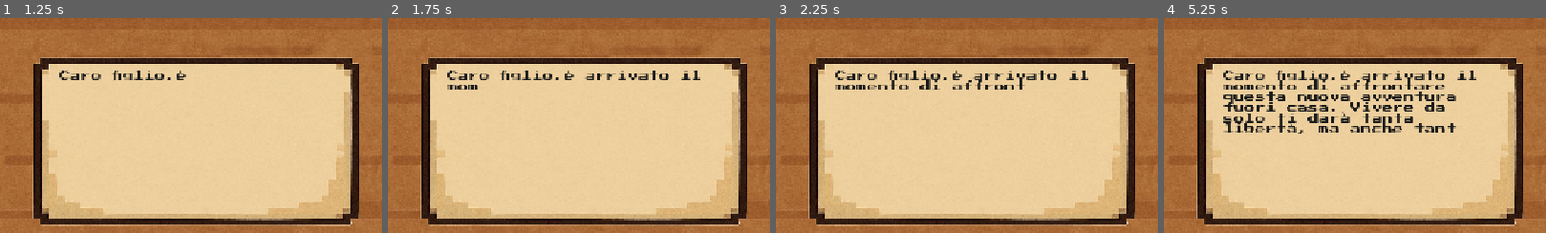
Above: before the commit, frames 1-4 (left to right).
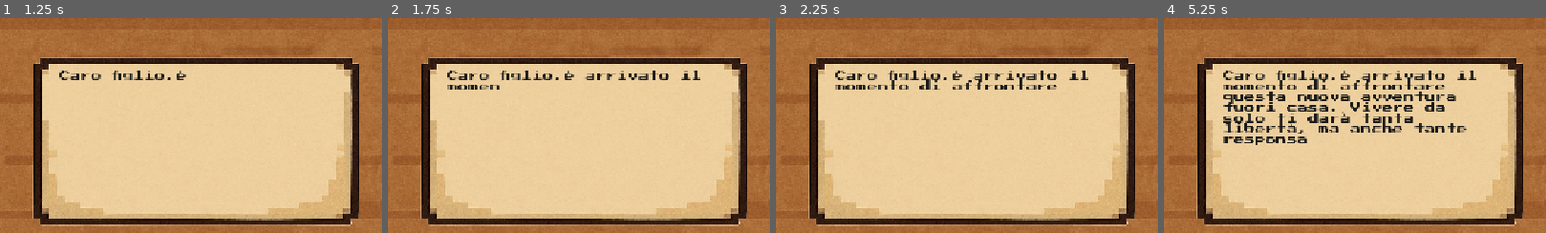
Above: after the commit, the same moments.

Repository: BurningUNI/BurnOut
Game: Godot game, scene res://scenes/mainmenu.tscn
Same seed, same stepped clock (60 frames per second), same inputs: the game is played once before the commit and once after it.
Inputs (mouse positions are % of the whole screen's width and height, from its top left):
- Up to frame 1 (1.25 s): click "GIOCA" at 0.5 s
- Up to frame 2 (1.75 s): move the mouse to (52, 26) at 1.27 s; hold Right (ui_right) from 1.28 s (still down); hold Space (interact) from 1.28 s (still down); click (52, 26) at 1.42 s
- Up to frame 3 (2.25 s): move the mouse to (30, 55) at 2.02 s; release Right (ui_right) at 2.03 s; release Space (interact) at 2.03 s; hold Down (ui_down) from 2.03 s (still down); tap Space (interact) at 2.1 s; click (30, 55) at 2.17 s
- Up to frame 4 (5.25 s): tap Enter at 2.75 s; move the mouse to (60, 28) at 2.77 s; release Down (ui_down) at 2.78 s; hold Right (ui_right) 2.78-3.53 s; hold Space (interact) 2.78-3.53 s; click (60, 28) at 2.92 s; move the mouse to (45, 70) at 3.52 s; hold Up (ui_up) 3.53-4.28 s; tap Space (interact) at 3.6, 5.1 s; click (45, 70) at 3.67 s; move the mouse to (80, 65) at 4.27 s; hold Space (interact) 4.28-5.03 s; hold Left (ui_left) from 4.28 s (still down); click (80, 65) at 4.42 s; move the mouse to (20, 35) at 5.02 s; click (20, 35) at 5.17 s
The pictures show only the part of the screen within x 26-76%, y 0-50%; the shares and areas given below are measured in that part.

Frame 1 is identical in both runs. In frame 2, less than 0.1% of the frame differs, in the area x 24-30%, y 31-34%; in frame 3, 0.1%; in frame 4, 0.6%, in the area x 15-80%, y 50-60%.

Commit message:
sistemata camera2d e velocità lettera

Diff:
--- a/scenes/room.tscn
+++ b/scenes/room.tscn
@@ -3615,6 +3615,12 @@
 position = Vector2(118, 33)
 scale = Vector2(1.5, 1.5)
 
+[node name="Camera2D" parent="Player/Player" index="0"]
+offset = Vector2(0, -23)
+zoom = Vector2(3, 2.5)
+drag_horizontal_enabled = true
+drag_vertical_enabled = true
+
 [node name="WallTop" type="StaticBody2D" parent="."]
 visible = false
 
@@ -3623,8 +3629,6 @@
 position = Vector2(103, -1)
 shape = SubResource("RectangleShape2D_qtoah")
 
-[editable path="Player"]
-
 [node name="Bed area" type="Area2D" parent="."]
 
 [node name="CollisionShape2D" type="CollisionShape2D" parent="Bed area"]
@@ -3632,3 +3636,5 @@
 shape = SubResource("RectangleShape2D_tk5fv")
 
 [connection signal="body_entered" from="Bed area" to="." method="_on_bed_area_body_entered"]
+
+[editable path="Player"]
--- a/scripts/room.gd
+++ b/scripts/room.gd
@@ -1,11 +1,23 @@
 extends Node2D
 
 func _ready():
+	# Ottieni un riferimento al tuo TileMap
 	var tilemap = $TileMap
+
+	# Ottieni un riferimento alla tua Camera2D.
+	# Il percorso è '$Player/Camera2D' perché il nodo Player è un figlio diretto
+	# del nodo Room, e Camera2D è un figlio diretto del nodo Player.
 	var cam = $Player/Camera2D
 
+	# Assicurati che cam sia stato trovato, altrimenti stampa un errore e ferma l'esecuzione.
+	if cam == null:
+		print("Errore: Camera2D non trovata al percorso '$Player/Camera2D'. Controlla la tua scena.")
+		return # Esce dalla funzione _ready() se la camera non è stata trovata
+
+	# Ottieni il rettangolo utilizzato dal TileMap e la dimensione delle tile
 	var map_rect = tilemap.get_used_rect()
 	var tile_size = tilemap.tile_set.tile_size
+
 
 	# Limiti orizzontali
 	cam.limit_left = map_rect.position.x * tile_size.x
@@ -16,6 +28,11 @@
 	cam.limit_top = camera_start_y
 	cam.limit_bottom = camera_start_y
 
+	cam.set_as_top_level(true)
+
+
+	if $Player: # Controlla che il nodo Player esista
+		cam.global_position = $Player.global_position
 
 
 # Called every frame. 'delta' is the elapsed time since the previous frame.
--- a/scripts/testo_lettera.gd
+++ b/scripts/testo_lettera.gd
@@ -2,9 +2,11 @@
 
 @export var testo_completo := ""
 @export var velocità_scrittura := 0.03
+@export var velocità_scrittura_veloce := 0.001 # Una velocità molto alta per l'istantaneo
 
 var carattere_attuale := 0
 var timer := 0.0
+var mouse_premuto := false # Nuova variabile per tenere traccia dello stato del mouse
 
 func _ready():
 	bbcode_enabled = true
@@ -13,9 +15,21 @@
 	timer = 0.0
 
 func _process(delta):
+	var velocità_attuale = velocità_scrittura
+
+	# Se il mouse sinistro è premuto, usa la velocità veloce
+	if Input.is_mouse_button_pressed(MOUSE_BUTTON_LEFT):
+		velocità_attuale = velocità_scrittura_veloce
+
 	if carattere_attuale < testo_completo.length():
 		timer += delta
-		if timer >= velocità_scrittura:
+		if timer >= velocità_attuale:
 			text += testo_completo[carattere_attuale]
 			carattere_attuale += 1
 			timer = 0.0
+
+func _unhandled_input(event):
+	# Aggiorna lo stato del mouse
+	if event is InputEventMouseButton:
+		if event.button_index == MOUSE_BUTTON_LEFT:
+			mouse_premuto = event.pressed
Not shown: 1 places in scenes/room.tscn that only renumber resources
